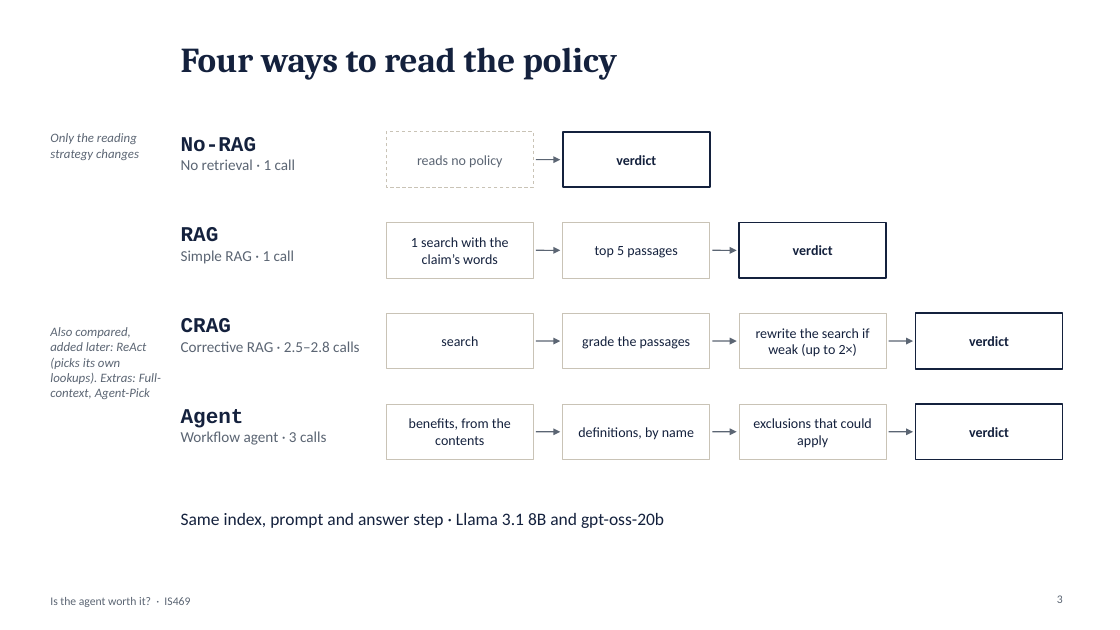
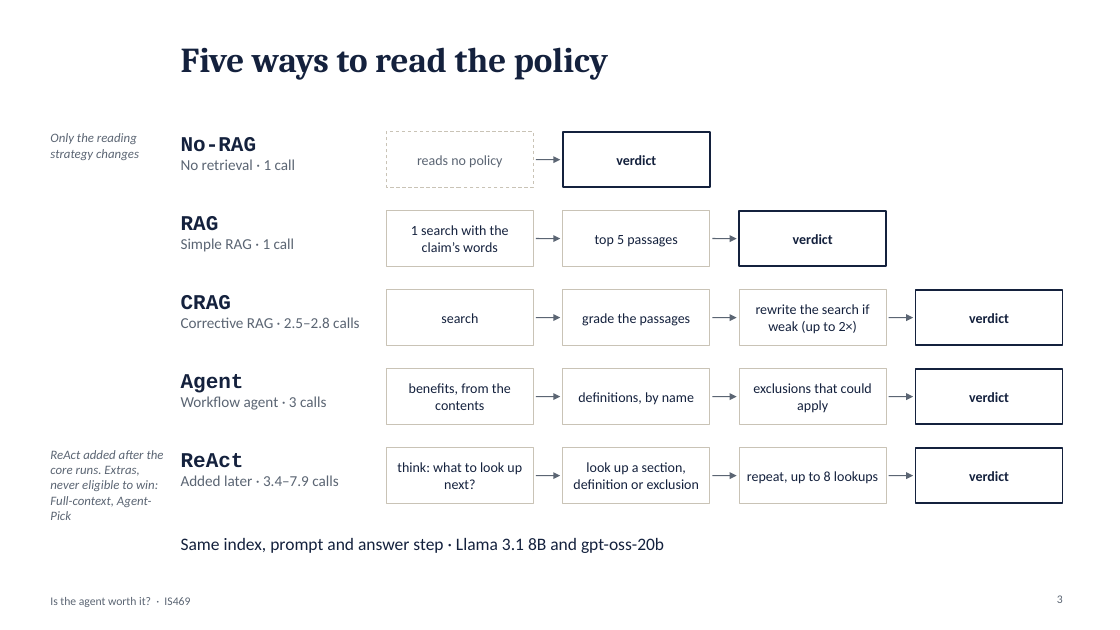
Before and after one commit to yezhan58-oss/insurance_policy_checker-rag, a slide deck: slide 3 of docs/IS469_presentation.pptx. Drawn at 1120x630 pixels with LibreOffice and Linux fonts; fonts in the diff are those of the drawing. Boxes give left, top, right and bottom in pixels: in the first picture for what was removed or moved away, otherwise in the second. Text is boxed around its words. In the diff, an @@ line names an element or a change of style, - is before the commit and + after.

Commit message:
Slide 3: ReAct as a fifth row (added later)

```diff
--- a/docs/IS469_presentation.pptx
+++ b/docs/IS469_presentation.pptx
@@ title at [181,47,608,80]: text changed @@
-Four ways to read the policy
+Five ways to read the policy
@@ 3 rectangles, 2 arrows, 1 text: place and size @@
-3 rectangles, 2 arrows, 1 text at [181,223,886,278]
+3 rectangles, 2 arrows, 1 text at [181,211,886,266]
@@ 4 rectangles, 3 arrows, 1 text: place and size @@
-4 rectangles, 3 arrows, 1 text at [181,313,1063,369]
+4 rectangles, 3 arrows, 1 text at [181,290,1063,345]
@@ 4 rectangles, 3 arrows, 1 text: place and size @@
-4 rectangles, 3 arrows, 1 text at [181,404,1063,460]
+4 rectangles, 3 arrows, 1 text at [181,369,1063,424]
@@ rectangle added at [386,448,534,503], fill #FFFFFF, outline #C9C3B6 0.75 pt, 12 pt, text #14213D @@
+think: what to look up next?
@@ rectangle added at [563,448,710,503], fill #FFFFFF, outline #C9C3B6 0.75 pt, 12 pt, text #14213D @@
+look up a section, definition or exclusion
@@ rectangle added at [739,448,886,503], fill #FFFFFF, outline #C9C3B6 0.75 pt, 12 pt, text #14213D @@
+repeat, up to 8 lookups
@@ rectangle added at [916,448,1063,503], fill #FFFFFF, outline #14213D 1.5 pt, 12 pt, text #14213D, bold @@
+verdict
@@ text at [50,450,164,520]: text changed @@
-Also compared, added later: ReAct (picks its own lookups). Extras: Full-context, Agent-Pick
+ReAct added after the core runs. Extras, never eligible to win: Full-context, Agent-Pick
@@ text added at [181,453,338,486], 13 pt, text #5B6573 @@
+ReAct
+Added later · 3.4–7.9 calls
@@ arrow added from (536, 476) to (560, 476), #5B6573 1 pt @@
@@ arrow added from (712, 476) to (737, 476), #5B6573 1 pt @@
@@ arrow added from (889, 476) to (913, 476), #5B6573 1 pt @@
@@ text "Same index, prompt and answer ...": place and size @@
-text "Same index, prompt and answer ..." at [181,513,664,528]
+text "Same index, prompt and answer ..." at [181,538,664,553]
```
Also in this commit, not shown: 1 other file.
